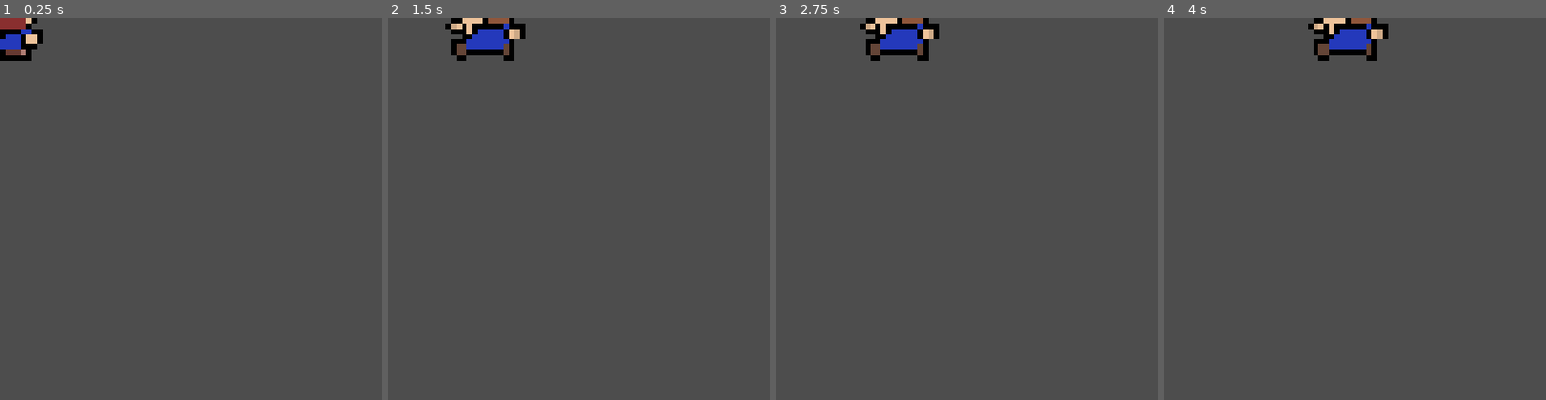
Above: before the commit, frames 1-4 (left to right).
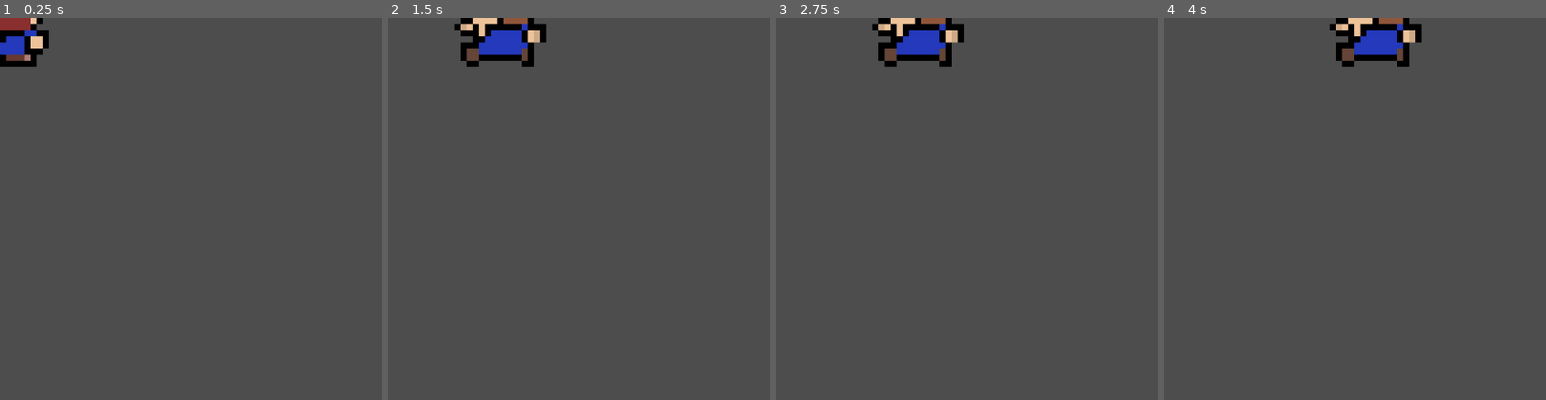
Above: after the commit, the same moments.

Repository: monttdev-start/Minigames-Fup
Game: Godot game, scene res://breakout/Player.tscn
The game is run twice, just before and just after one commit, with the same random seed, the same clock (stepped at 60 frames per second) and the same inputs.
Inputs:
- Up to frame 1 (0.25 s): no input
- Up to frame 2 (1.5 s): hold D 0.53-1.28 s; hold A from 1.28 s (still down)
- Up to frame 3 (2.75 s): release A at 2.03 s; hold D from 2.03 s (still down)
- Up to frame 4 (4 s): release D at 3.53 s; hold A from 3.53 s (still down)
The pictures show only the part of the screen within x 0-50%, y 0-50%; the shares and areas given below are measured in that part.
In our replay, the window is 800x450 before the commit and 800x800 after it. These sizes can differ from the game's own. Grey fills any space a smaller window leaves; there, only what the larger window draws over its background counts as a difference.

The runs differ from the first frame. In frame 1, 0.8% of the frame differs, in the area x 0-13%, y 0-13%; in frame 2, 1.9%; in frame 3, 2.1%; in frame 4, 2.5%, in the area x 37-68%, y 0-13%.

Commit message:
feat: finalización del breakout, inicia face optimización y arreglos

Diff:
--- a/minigames/breakout/Ball.tscn
+++ b/minigames/breakout/Ball.tscn
@@ -1,6 +1,6 @@
 [gd_scene format=3 uid="uid://du4slqtsjsrbn"]
 
-[ext_resource type="Script" uid="uid://bh5pb6315ehkj" path="res://breakout/ball.gd" id="1_dmixb"]
+[ext_resource type="Script" uid="uid://bh5pb6315ehkj" path="res://breakout/scripts/ball.gd" id="1_dmixb"]
 [ext_resource type="Texture2D" uid="uid://b3skogiplyrqw" path="res://breakout/assets/ball-0001.png" id="2_ypgn4"]
 
 [sub_resource type="CircleShape2D" id="CircleShape2D_7ej4a"]
--- /dev/null
+++ b/minigames/breakout/Carton.tscn
@@ -0,0 +1,17 @@
+[gd_scene format=3 uid="uid://bgyy0h6ov0ak1"]
+
+[ext_resource type="Texture2D" uid="uid://u2fu5jnfo62f" path="res://breakout/assets/carton.png" id="1_em1lj"]
+
+[sub_resource type="RectangleShape2D" id="RectangleShape2D_ob3fb"]
+size = Vector2(16, 16)
+
+[node name="CharacterBody2D" type="CharacterBody2D" unique_id=152188408]
+scale = Vector2(5, 5)
+
+[node name="Basurero" type="Sprite2D" parent="." unique_id=333098050]
+texture_filter = 1
+texture_repeat = 1
+texture = ExtResource("1_em1lj")
+
+[node name="CollisionShape2D" type="CollisionShape2D" parent="." unique_id=569882605]
+shape = SubResource("RectangleShape2D_ob3fb")
--- a/minigames/breakout/NodeBreak.tscn
+++ b/minigames/breakout/NodeBreak.tscn
@@ -1,3 +1,41 @@
 [gd_scene format=3 uid="uid://ddg3j0chsh7ms"]
 
+[ext_resource type="Script" uid="uid://cxqa2l7mbi05d" path="res://breakout/scripts/NodeBreak.gd" id="1_j42vn"]
+[ext_resource type="PackedScene" uid="uid://cpci5fvbl7q65" path="res://breakout/Trash.tscn" id="2_d678e"]
+[ext_resource type="PackedScene" uid="uid://bgyy0h6ov0ak1" path="res://breakout/Carton.tscn" id="3_dwd5a"]
+[ext_resource type="PackedScene" uid="uid://4floayp7fv4m" path="res://breakout/Player.tscn" id="4_nu07j"]
+[ext_resource type="PackedScene" uid="uid://du4slqtsjsrbn" path="res://breakout/Ball.tscn" id="5_80pbi"]
+[ext_resource type="Texture2D" uid="uid://bvli5nsyu8i7u" path="res://breakout/assets/TextureSuelo.png" id="6_dwd5a"]
+[ext_resource type="PackedScene" uid="uid://bsgjl4bqfj6he" path="res://breakout/ParedIzq.tscn" id="7_nu07j"]
+[ext_resource type="PackedScene" uid="uid://62jua8hgvlpo" path="res://breakout/ParedDere.tscn" id="8_80pbi"]
+
 [node name="Node2D" type="Node2D" unique_id=45562441]
+z_index = 1
+script = ExtResource("1_j42vn")
+trash_scene = ExtResource("2_d678e")
+carton_scene = ExtResource("3_dwd5a")
+spacing = Vector2(100, 100)
+grid_origin = Vector2(160, 90)
+
+[node name="CharacterBody2D" parent="." unique_id=101832441 instance=ExtResource("4_nu07j")]
+z_index = 1
+position = Vector2(505, 934)
+
+[node name="CharacterBody2D2" parent="." unique_id=1952573576 instance=ExtResource("5_80pbi")]
+z_index = 1
+position = Vector2(502, 817)
+
+[node name="Suelo" type="Sprite2D" parent="." unique_id=2129483181]
+position = Vector2(483, 505)
+scale = Vector2(2.4216866, 2.6786666)
+texture = ExtResource("6_dwd5a")
+
+[node name="CharacterBody2D3" parent="." unique_id=1624532939 instance=ExtResource("7_nu07j")]
+position = Vector2(49, 66)
+
+[node name="CharacterBody2D4" parent="." unique_id=239480871 instance=ExtResource("7_nu07j")]
+position = Vector2(49, 576)
+
+[node name="CharacterBody2D5" parent="." unique_id=186920051 instance=ExtResource("8_80pbi")]
+z_index = 1
+position = Vector2(941, 68)
--- /dev/null
+++ b/minigames/breakout/ParedDere.tscn
@@ -0,0 +1,46 @@
+[gd_scene format=3 uid="uid://62jua8hgvlpo"]
+
+[ext_resource type="Texture2D" uid="uid://5x5s0fsuimp1" path="res://breakout/assets/ParedDere1.png" id="1_3e1aq"]
+[ext_resource type="Texture2D" uid="uid://cxdqv8lh23uf" path="res://breakout/assets/ParedDere2.png" id="2_ndwb5"]
+[ext_resource type="Texture2D" uid="uid://067l6vv4sl6y" path="res://breakout/assets/ParedDere4.png" id="3_halkj"]
+
+[sub_resource type="RectangleShape2D" id="RectangleShape2D_3e1aq"]
+size = Vector2(16.25, 128.75)
+
+[node name="CharacterBody2D" type="CharacterBody2D" unique_id=186920051]
+texture_filter = 1
+texture_repeat = 1
+scale = Vector2(8, 8)
+
+[node name="Pared" type="Sprite2D" parent="." unique_id=569679128]
+texture = ExtResource("1_3e1aq")
+
+[node name="Pared2" type="Sprite2D" parent="." unique_id=781206190]
+position = Vector2(0, 16)
+texture = ExtResource("2_ndwb5")
+
+[node name="Pared3" type="Sprite2D" parent="." unique_id=572834044]
+position = Vector2(0, 32)
+texture = ExtResource("2_ndwb5")
+
+[node name="Pared4" type="Sprite2D" parent="." unique_id=1202515733]
+position = Vector2(0, 48.125)
+texture = ExtResource("1_3e1aq")
+
+[node name="Pared5" type="Sprite2D" parent="." unique_id=59219647]
+position = Vector2(0, 64.375)
+rotation = 3.1415927
+texture = ExtResource("3_halkj")
+
+[node name="Pared6" type="Sprite2D" parent="." unique_id=1668762665]
+position = Vector2(0, 96)
+rotation = 3.1415927
+texture = ExtResource("3_halkj")
+
+[node name="Pared7" type="Sprite2D" parent="." unique_id=1666664482]
+position = Vector2(0.125, 112)
+texture = ExtResource("1_3e1aq")
+
+[node name="CollisionShape2D" type="CollisionShape2D" parent="." unique_id=924691845]
+position = Vector2(0, 56.25)
+shape = SubResource("RectangleShape2D_3e1aq")
--- /dev/null
+++ b/minigames/breakout/ParedIzq.tscn
@@ -0,0 +1,40 @@
+[gd_scene format=3 uid="uid://bsgjl4bqfj6he"]
+
+[ext_resource type="Texture2D" uid="uid://bok4xlpa2rabh" path="res://breakout/assets/pared.png" id="1_6ltaj"]
+[ext_resource type="Texture2D" uid="uid://cnva73ob3krrk" path="res://breakout/assets/pared2.png" id="1_l2hxg"]
+
+[sub_resource type="RectangleShape2D" id="RectangleShape2D_6ltaj"]
+size = Vector2(16, 64.000015)
+
+[node name="CharacterBody2D" type="CharacterBody2D" unique_id=1624532939]
+texture_filter = 1
+texture_repeat = 1
+scale = Vector2(8, 8)
+
+[node name="Pared" type="Sprite2D" parent="." unique_id=134107631]
+position = Vector2(0, 15.8)
+scale = Vector2(0.99999994, 0.99999994)
+texture = ExtResource("1_6ltaj")
+
+[node name="Pared2" type="Sprite2D" parent="." unique_id=730378082]
+texture = ExtResource("1_l2hxg")
+
+[node name="Pared3" type="Sprite2D" parent="." unique_id=184184909]
+position = Vector2(2.3841856e-07, 31.799997)
+scale = Vector2(0.99999994, 0.99999994)
+texture = ExtResource("1_l2hxg")
+
+[node name="Pared4" type="Sprite2D" parent="." unique_id=1686579072]
+position = Vector2(2.3841854e-07, 31.799995)
+scale = Vector2(0.9999998, 0.9999998)
+texture = ExtResource("1_l2hxg")
+
+[node name="Pared5" type="Sprite2D" parent="." unique_id=2146306169]
+position = Vector2(0, 47.800003)
+scale = Vector2(0.9999998, 0.9999998)
+texture = ExtResource("1_6ltaj")
+
+[node name="CollisionShape2D" type="CollisionShape2D" parent="." unique_id=1383590009]
+position = Vector2(5.7220444e-07, 23.799994)
+scale = Vector2(0.99999976, 0.99999976)
+shape = SubResource("RectangleShape2D_6ltaj")
--- a/minigames/breakout/Player.tscn
+++ b/minigames/breakout/Player.tscn
@@ -1,6 +1,6 @@
 [gd_scene format=3 uid="uid://4floayp7fv4m"]
 
-[ext_resource type="Script" uid="uid://dtsl583ty1npa" path="res://breakout/player.gd" id="1_tnk04"]
+[ext_resource type="Script" uid="uid://dtsl583ty1npa" path="res://breakout/scripts/player.gd" id="1_tnk04"]
 [ext_resource type="Texture2D" uid="uid://c3jy5o0l6tci2" path="res://breakout/assets/Player-01.png" id="3_vac1o"]
 
 [sub_resource type="RectangleShape2D" id="RectangleShape2D_7ej4a"]
--- a/minigames/breakout/Obs.tscn
+++ b/minigames/breakout/Trash.tscn
@@ -1,18 +1,17 @@
 [gd_scene format=3 uid="uid://cpci5fvbl7q65"]
 
-[ext_resource type="Texture2D" uid="uid://gk7x0s2j75f4" path="res://breakout/assets/trash.png" id="1_n8c73"]
+[ext_resource type="Texture2D" uid="uid://gk7x0s2j75f4" path="res://breakout/assets/trash.png" id="1_5ng3t"]
 
 [sub_resource type="RectangleShape2D" id="RectangleShape2D_7ej4a"]
-size = Vector2(127, 128)
+size = Vector2(16, 16)
 
 [node name="CharacterBody2D" type="CharacterBody2D" unique_id=2072150563]
+scale = Vector2(5, 5)
 
 [node name="Basura" type="Sprite2D" parent="." unique_id=1720159036]
 texture_filter = 1
 texture_repeat = 1
-scale = Vector2(8, 8)
-texture = ExtResource("1_n8c73")
+texture = ExtResource("1_5ng3t")
 
 [node name="CollisionShape2D" type="CollisionShape2D" parent="." unique_id=1442645554]
-position = Vector2(-0.5, -1)
 shape = SubResource("RectangleShape2D_7ej4a")
--- /dev/null
+++ b/minigames/breakout/scripts/NodeBreak.gd
@@ -0,0 +1,56 @@
+extends Node2D
+
+signal score_changed(current_score: int, max_score: int)
+signal target_reached(final_score: int)
+
+@export var trash_scene: PackedScene
+@export var carton_scene: PackedScene
+
+@export var rows: int = 3          # N (filas)
+@export var cols: int = 8          # M (columnas)
+@export var spacing: Vector2 = Vector2(40, 28)
+@export var grid_origin: Vector2 = Vector2(120, 90)
+@export var max_score: int = 100
+
+var score: int = 0
+var rng := RandomNumberGenerator.new()
+
+func _ready() -> void:
+	rng.randomize()
+	_generate_grid()
+	print("Puntaje inicial: %d / %d" % [score, max_score])
+
+func _generate_grid() -> void:
+	print("Viewport: ", get_viewport_rect().size, " | Spacing: ", spacing)
+	var viewport_width := get_viewport_rect().size.x
+	var total_grid_width := (cols - 1) * spacing.x
+	var centered_x := (viewport_width - total_grid_width) * 0.5
+
+	for r in range(rows):
+		for c in range(cols):
+			var roll := rng.randi()
+			var scene_to_use: PackedScene = trash_scene if (roll % 2 == 0) else carton_scene
+			var pts: int = 2 if (roll % 2 == 0) else 1
+
+			if scene_to_use == null:
+				continue
+
+			var obs := scene_to_use.instantiate() as Node2D
+			var pos := Vector2(centered_x + c * spacing.x, grid_origin.y + r * spacing.y)
+			obs.position = pos
+			obs.add_to_group("obs")
+			obs.set_meta("points", pts)
+			obs.tree_exited.connect(_on_obs_destroyed.bind(pts))
+			add_child(obs)
+
+func _on_obs_destroyed(pts: int) -> void:
+	if score >= max_score:
+		return
+
+	score = min(score + pts, max_score)
+	print("+%d pts -> Puntaje: %d / %d" % [pts, score, max_score])
+	score_changed.emit(score, max_score)
+
+	if score >= max_score:
+		print("¡Meta alcanzada! Puntaje final: %d" % score)
+		target_reached.emit(score)
--- a/minigames/project.godot
+++ b/minigames/project.godot
@@ -17,8 +17,9 @@
 
 [display]
 
-window/stretch/mode="canvas_items"
-window/stretch/aspect="expand"
+window/size/viewport_width=1000
+window/size/viewport_height=1000
+window/stretch/mode="viewport"
 
 [physics]
 
Binary file added: minigames/breakout/assets/ParedDere1.ase
Binary file added: minigames/breakout/assets/ParedDere1.png
Not shown, added: minigames/breakout/assets/ParedDere1.png.import
Binary file added: minigames/breakout/assets/ParedDere2.ase
Binary file added: minigames/breakout/assets/ParedDere2.png
Not shown, added: minigames/breakout/assets/ParedDere2.png.import
Binary file added: minigames/breakout/assets/ParedDere3.ase
Binary file added: minigames/breakout/assets/ParedDere4.ase
Binary file added: minigames/breakout/assets/ParedDere4.png
Not shown, added: minigames/breakout/assets/ParedDere4.png.import
Binary file added: minigames/breakout/assets/TextureSuelo.png
Not shown, added: minigames/breakout/assets/TextureSuelo.png.import
(and 11 more such lines)
